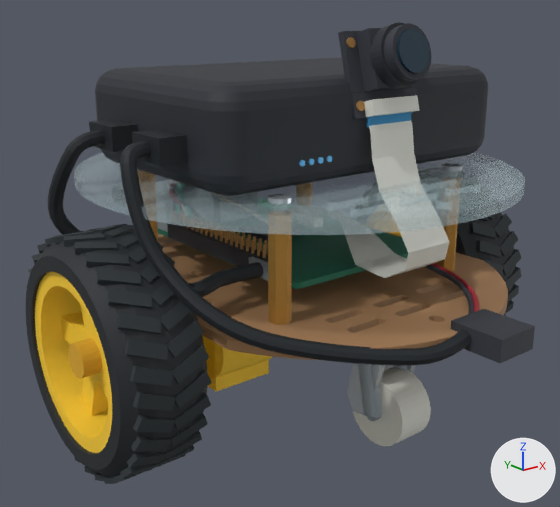
What one commit did to the glTF model web/static/schematic/robot-assembly.glb.
Camera for both pictures: a 50 mm camera at (-0.1463, -0.1759, 0.1188) aimed at (-0.0062, -0.0008, 0.0487). Every picture has the same lights, and +X, +Y and +Z are marked at lower right. The first picture is the older version. Where no turn or scale is listed for an object, it has been applied to the vertices.

In view in the first picture: 'Anker battery — case', 'CSI ribbon — white', 'Front swivel caster — white', 'Lower chassis plate — brown', 'Motor power cable — seam', 'OV5647 camera — ink', 'Pi power cable — seam', 'Raspberry Pi — green', 'Right drive wheel — rubber', 'Right drive wheel — tread', 'Right drive wheel — yellow', 'Upper acrylic deck — clear' and 20 more.
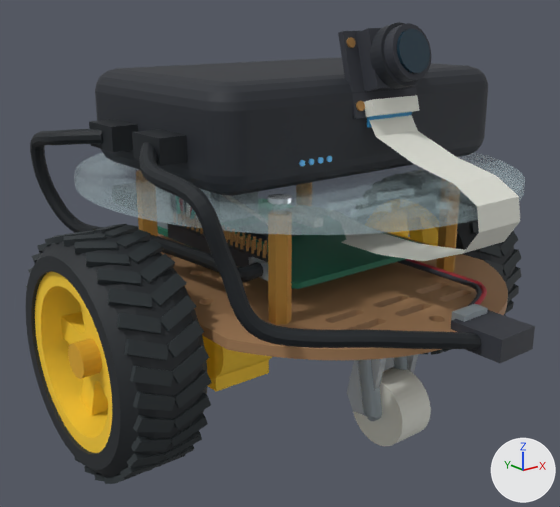
Pixel boxes (x1, y1, x2, y2) of what changed, in the pictures (560 x 507 px; the box of a moved part takes in the faces that stretch with it):
'Motor power cable — seam', reshaped (7% shorter)
    before: (120, 129, 471, 366)
    after: (132, 129, 481, 350)
'CSI ribbon — white', reshaped
    before: (345, 121, 449, 278)
    after: (341, 115, 520, 261)
'Pi power cable — seam', reshaped (8% wider, 8% shorter)
    before: (48, 119, 263, 297)
    after: (30, 119, 263, 282)
'VM power adapter — metal', moved (not visible before)
    after: (451, 304, 488, 322)
part 1 of me_pi_power_cable___seam, rebuilt (8% wider, 8% shorter)
    before: (48, 130, 263, 297)
    after: (30, 129, 263, 282)
part 2 of me_motor_power_cable___seam, rebuilt (8% shorter)
    before: (120, 141, 471, 366)
    after: (139, 142, 481, 350)
part 4 of me_csi_ribbon___white, moved or reshaped
    before: (347, 121, 449, 278)
    after: (341, 115, 520, 261)

The change, as a list of edits to the scene's bpy script:
```text
Change me_pi_power_cable___seam:
    used by ob_pi_power_cable___seam; location = (0.0, 0.0, 0.0)
    remove me_pi_power_cable___seam.from_pydata(...)  # 498 vertices, 972 faces; spans x -0.0683..-0.028, y -0.0225..0.023, z 0.0496..0.0903
    add me_pi_power_cable___seam.from_pydata(...)  # 658 vertices, 1292 faces; spans x -0.0644..-0.0278, y -0.0217..0.0483, z 0.051..0.0903
    me_pi_power_cable___seam part 1: the loose piece of 490 vertices spanning x -0.0683..-0.028, y -0.0225..0.023, z 0.0496..0.089 is rebuilt with 650 vertices and now spans x -0.0644..-0.0278, y -0.0217..0.0483, z 0.051..0.089
Change me_motor_power_cable___seam:
    used by ob_motor_power_cable___seam; location = (0.0, 0.0, 0.0)
    remove me_motor_power_cable___seam.from_pydata(...)  # 418 vertices, 812 faces; spans x -0.0633..0.0015, y -0.07..-0.0035, z 0.0391..0.0903
    add me_motor_power_cable___seam.from_pydata(...)  # 578 vertices, 1132 faces; spans x -0.0636..-0.0019, y -0.073..-0.0035, z 0.0412..0.0903
    me_motor_power_cable___seam part 2: the loose piece of 410 vertices spanning x -0.0633..0.0015, y -0.07..-0.0081, z 0.0391..0.089 is rebuilt with 570 vertices and now spans x -0.0636..-0.0019, y -0.073..-0.0089, z 0.0412..0.089
Change me_vm_power_adapter___metal:
    used by ob_vm_power_adapter___metal; location = (0.0, 0.0, 0.0)
    remove me_vm_power_adapter___metal.from_pydata(...)  # 8 vertices, 12 faces; spans x -0.0005..0.0085, y -0.066..-0.062, z 0.0411..0.0449
    add me_vm_power_adapter___metal.from_pydata(...)  # 8 vertices, 12 faces; spans x -0.0005..0.0085, y -0.066..-0.062, z 0.0436..0.0474
    me_vm_power_adapter___metal part 3: the whole mesh is moved by (0.0, 0.0, 0.0025)
Change me_csi_ribbon___white:
    used by ob_csi_ribbon___white; location = (0.0, 0.0, 0.0)
    remove me_csi_ribbon___white.from_pydata(...)  # 26 vertices, 24 faces; spans x -0.003..0.0206, y -0.049..0.026, z 0.051..0.094
    add me_csi_ribbon___white.from_pydata(...)  # 28 vertices, 26 faces; spans x -0.003..0.0206, y -0.07..0.026, z 0.0535..0.094
    me_csi_ribbon___white part 4: 12 vertices moved from x -0.003..0.013, y -0.049..-0.03, z 0.051..0.089 to x -0.003..0.013, y -0.066..-0.024, z 0.057..0.088; 4 vertices removed from x -0.003..0.013, y -0.045..-0.038, z 0.066..0.074; 6 vertices added at x -0.003..0.013, y -0.07..-0.062, z 0.07..0.08
```
